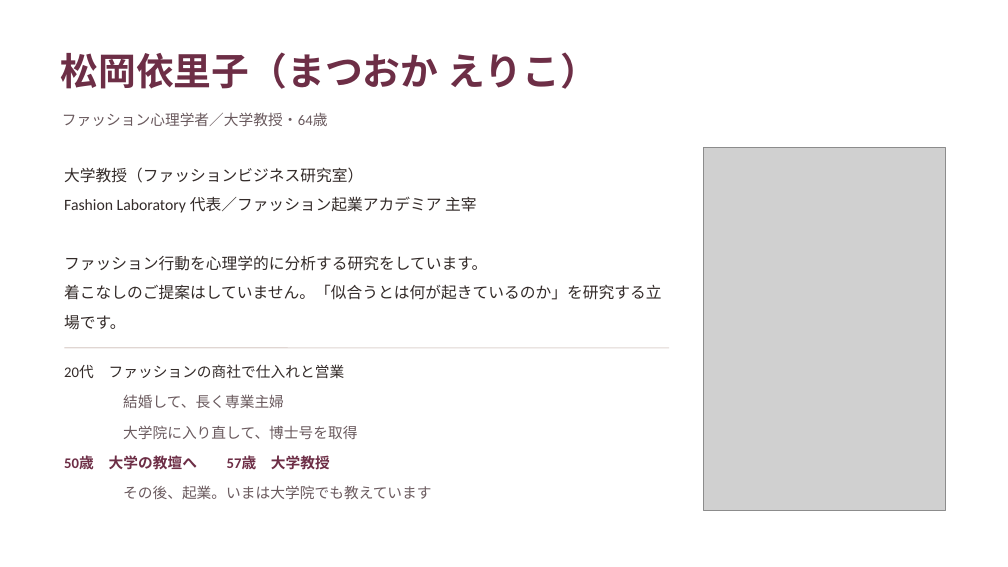
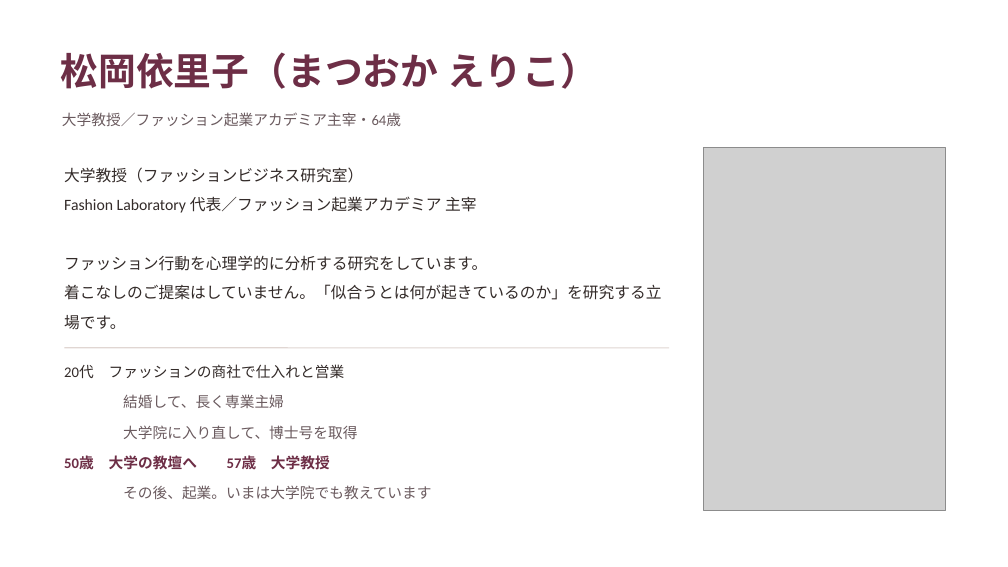
Before and after one commit to fashio17/potential-lamp, a slide deck: slide 2 of 運用/説明会/説明会_3コース_2026年10月期_v2.pptx. Drawn at 1008x567 pixels with LibreOffice and Linux fonts; fonts in the diff are those of the drawing; grey boxes stand for pictures. Boxes give left, top, right and bottom in pixels: in the first picture for what was removed or moved away, otherwise in the second. Text is boxed around its words. In the diff, an @@ line names an element or a change of style, - is before the commit and + after.

```diff
--- a/運用/説明会/説明会_3コース_2026年10月期_v2.pptx
+++ b/運用/説明会/説明会_3コース_2026年10月期_v2.pptx
@@ text at <box>62,112,401,126</box>: text changed @@
-ファッション心理学者／大学教授・64歳
+大学教授／ファッション起業アカデミア主宰・64歳
```
Also in this commit, not shown: 7 other slides changed, 14 other files.
